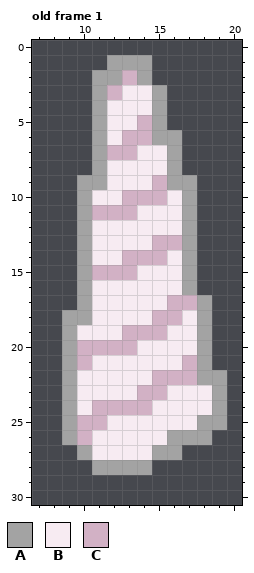
A pixel-art file gets an edit: ingredients/unicorn/unicorn.aseprite. Above: the version before the commit.
32x32 pixels, 1 frame. Colours within 5 levels of each other are drawn and written as one. Shown: old frame 1: x 7..20, y 0..30. The commit also changed other frames, which this record leaves out.
Palette (. is transparent): A #a3a3a3  B #f7ebf2  C #d2b1c5
Pixels before, old frame 1, first column x 9:
 1 ...AAA.....
 2 ..AACA.....
 3 ..ACBBA....
 4 ..ABBBA....
 5 ..ABBCA....
 6 ..ABCCAA...
 7 ..ACCBBA...
 8 ..ABBBBA...
 9 .AABBBCAA..
10 .ABBCCCBA..
11 .ACCCBBBA..
12 .ABBBBBBA..
13 .ABBBBCCA..
14 .ABBCCCBA..
15 .ACCCBBBA..
16 .ABBBBBBA..
17 .ABBBBBCCA.
18 AABBBBCCBA.
19 ABBBCCCBBA.
20 ACCCCBBBBA.
21 ACBBBBBBCA.
22 ABBBBBCCCAA
23 ABBBBCCBBBA
24 ABCCCCBBBBA
25 ACCBBBBBBAA
26 ACBBBBBAAA.
27 .ABBBBAA...
28 ..AAAA.....
After the commit:
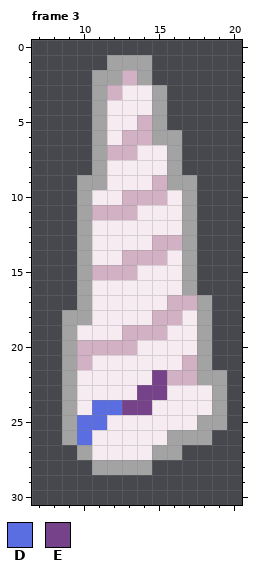
Colours new in this view: D #5b6ee1  E #76428a
A new or re-ordered frame is compared with the old frame closest to it.
Diff:
frames 1 -> 22
Frame 3 is new; against old frame 1:
y 22: x 15 C -> E
y 23: x 14..15 CC -> EE
y 24: x 11..14 CCCC -> DDEE
y 25: x 10..11 CC -> DD
y 26: x 10 C -> D
